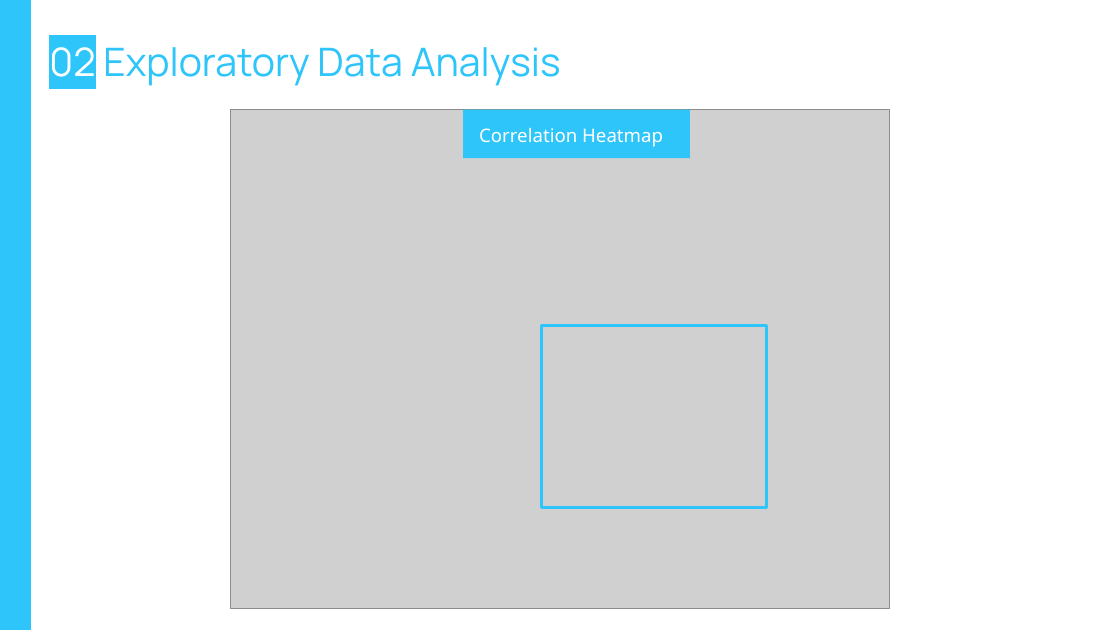
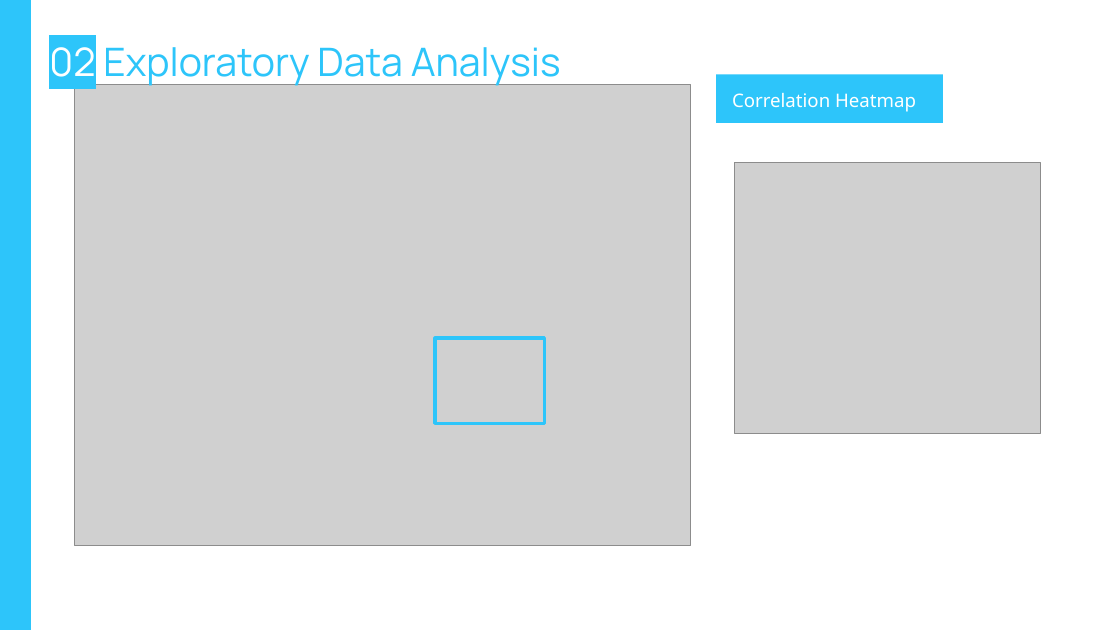
Before and after one commit to dplazau/ironhack-bootcamp, a slide deck: slide 9 of projects/ironhack-final-project/src/presentation/final-project-slides.pptx. Drawn at 1120x630 pixels with LibreOffice and Linux fonts; fonts in the diff are those of the drawing; grey boxes stand for pictures; background and template pictures are left out. Boxes give left, top, right and bottom in pixels: in the first picture for what was removed or moved away, otherwise in the second. Text is boxed around its words. In the diff, an @@ line names an element or a change of style, - is before the commit and + after.

```diff
--- a/projects/ironhack-final-project/src/presentation/final-project-slides.pptx
+++ b/projects/ironhack-final-project/src/presentation/final-project-slides.pptx
@@ picture added at <box>74,84,690,545</box> @@
@@ text "Correlation Heatmap": place and size @@
-text "Correlation Heatmap" at <box>463,110,690,158</box>
+text "Correlation Heatmap" at <box>716,74,943,122</box>
@@ picture removed at <box>231,110,889,608</box> @@
@@ picture added at <box>735,162,1040,433</box> @@
@@ rectangle: place and size @@
-rectangle at <box>541,325,766,507</box>
+rectangle at <box>435,338,544,423</box>
```
Also in this commit, not shown: 12 other slides changed, 3 slides added, 6 slides removed, 3 other files.
